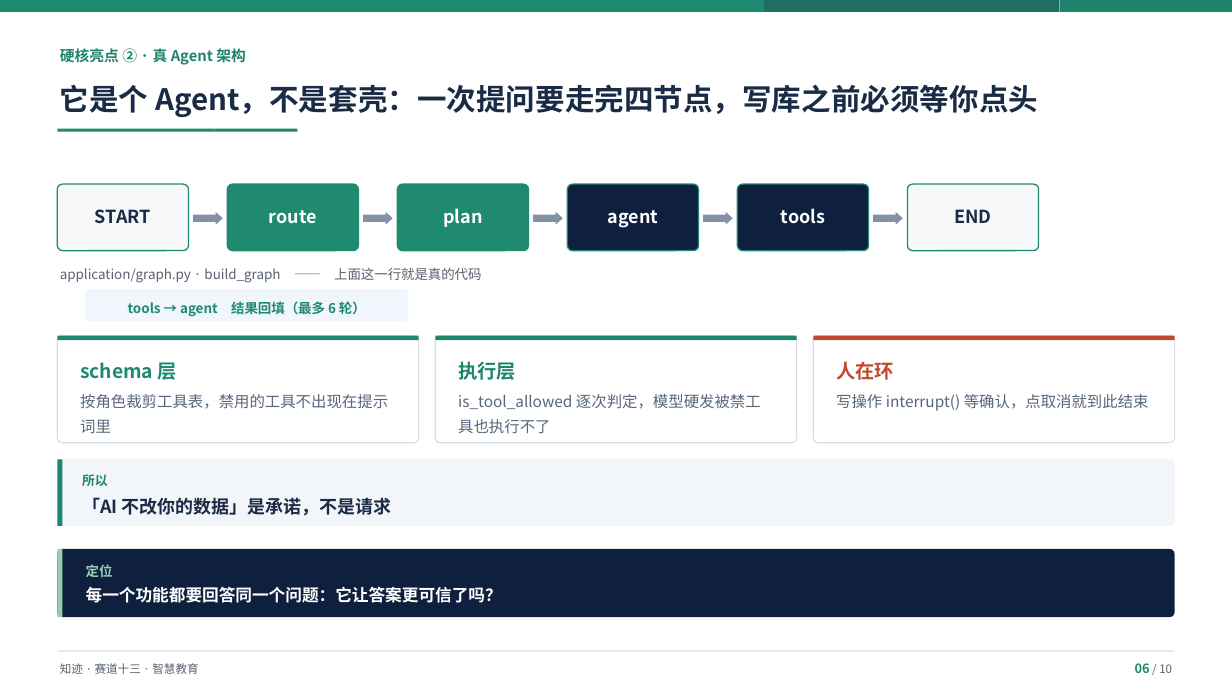
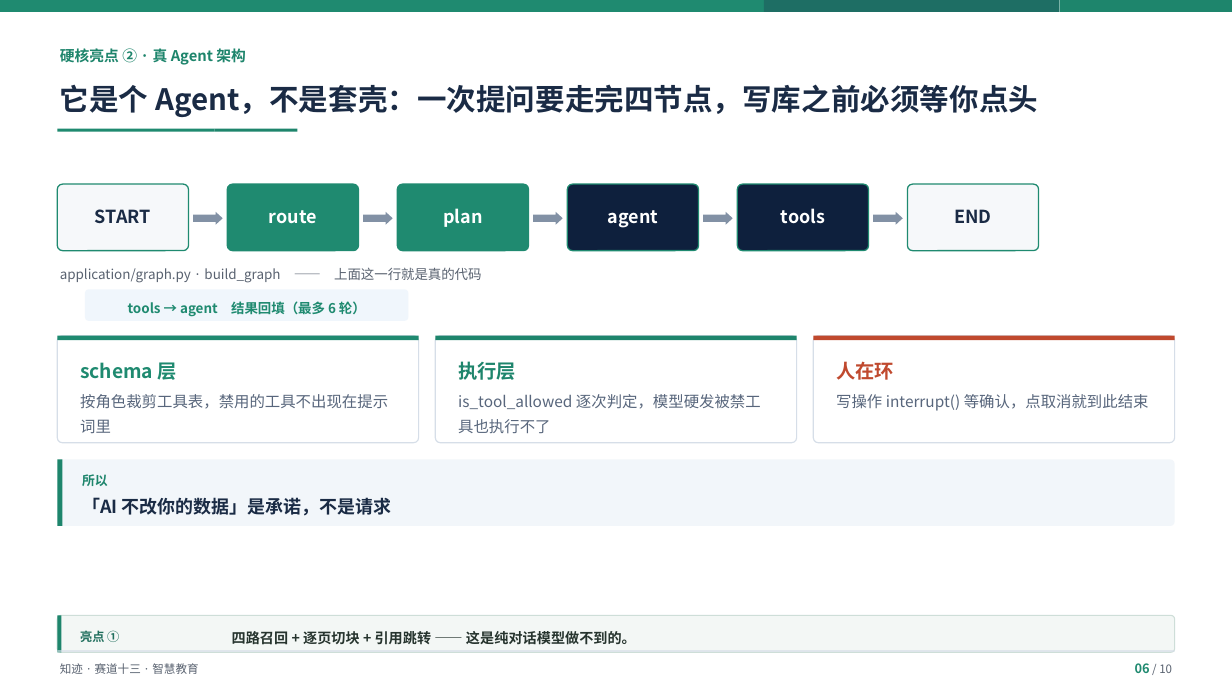
Before and after one commit to Baicaicn23/StudyGraph, a slide deck: slide 6 of docs/作品集/参赛/知迹答辩/知迹答辩.pptx. Drawn at 1232x693 pixels with LibreOffice and Linux fonts; fonts in the diff are those of the drawing. Boxes give left, top, right and bottom in pixels: in the first picture for what was removed or moved away, otherwise in the second. Text is boxed around its words. In the diff, an @@ line names an element or a change of style, - is before the commit and + after.

```diff
--- a/docs/作品集/参赛/知迹答辩/知迹答辩.pptx
+++ b/docs/作品集/参赛/知迹答辩/知迹答辩.pptx
@@ rounded rectangle: place and size @@
-rounded rectangle at (57, 549, 1175, 617)
+rounded rectangle at (57, 616, 1175, 653)
@@ rounded rectangle at (57, 616, 1175, 653): fill #0E203D to #F3F7F5; outline none to #CEDED8 0.8 pt; proportions changed @@
@@ rectangle: place and size @@
-rectangle at (57, 549, 63, 617)
+rectangle at (57, 616, 61, 653)
@@ rectangle at (57, 616, 61, 653): fill #96CDB6 to #1E856C @@
@@ text at (80, 630, 119, 642): text changed; size 10.5 to 9.5 pt; text colour #96CDB6 to #1E6E5C @@
-定位
+亮点 ①
@@ text at (232, 631, 636, 645): text changed; size 13 to 11 pt; text colour #FFFFFF to #26342E @@
-每一个功能都要回答同一个问题：它让答案更可信了吗？
+四路召回 + 逐页切块 + 引用跳转 —— 这是纯对话模型做不到的。
```
Also in this commit, not shown: 8 other slides changed, 2 other files.
